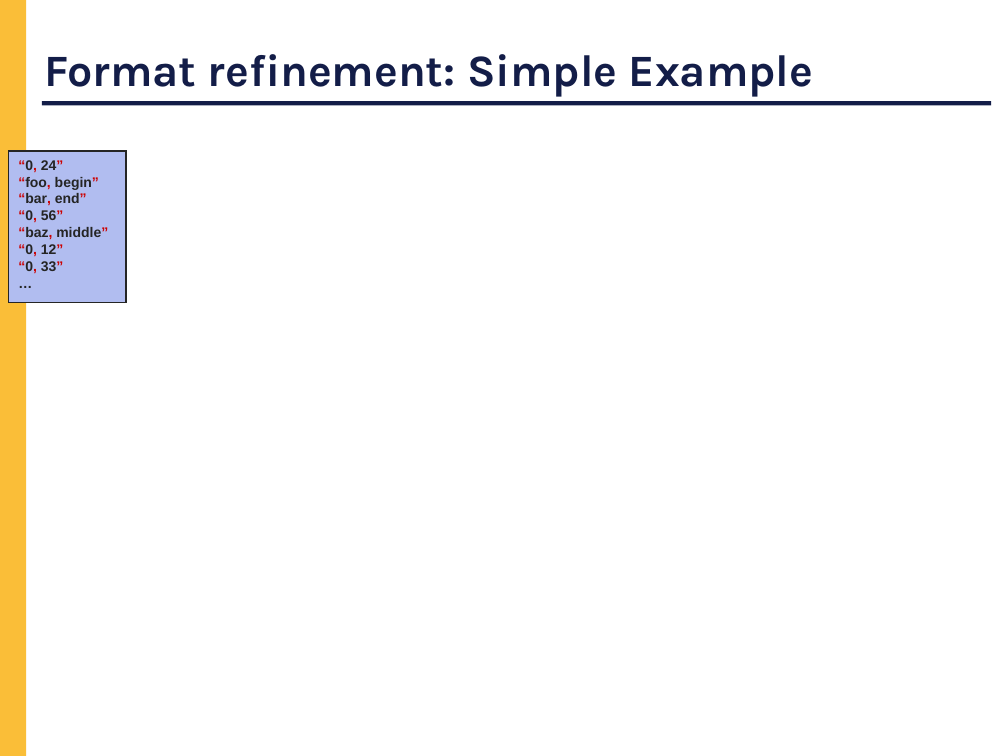
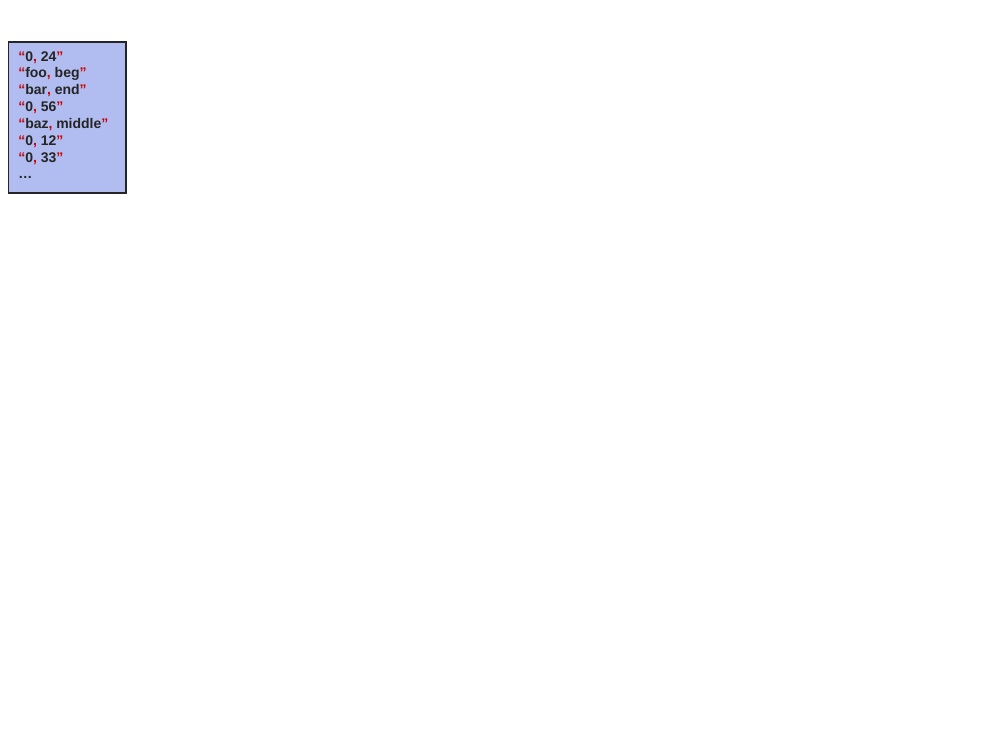
Before and after one commit to cornell-pl/forest, a slide deck: slide 29 of pads/Notes/DARPA/Kickoff.ppt. Drawn at 1008x756 pixels with LibreOffice and Linux fonts; fonts in the diff are those of the drawing. Boxes give left, top, right and bottom in pixels: in the first picture for what was removed or moved away, otherwise in the second. Text is boxed around its words. In the diff, an @@ line names an element or a change of style, - is before the commit and + after.

```diff
--- a/pads/Notes/DARPA/Kickoff.ppt
+++ b/pads/Notes/DARPA/Kickoff.ppt
@@ rectangle removed at bbox=[0, 0, 26, 756] @@
@@ rectangle "“0, 24”": place and size @@
-rectangle "“0, 24”" at bbox=[8, 151, 126, 302]
+rectangle "“0, 24”" at bbox=[8, 42, 126, 194]
@@ title removed at bbox=[44, 54, 814, 97] @@
-Format refinement: Simple Example
@@ text in rectangle at bbox=[18, 67, 87, 80]: text changed @@
-“foo, begin”
+“foo, beg”
@@ line removed from (42, 103) to (991, 103) @@
```
Also in this commit, not shown: 10 other slides changed, 3 slides added, 3 slides removed.
